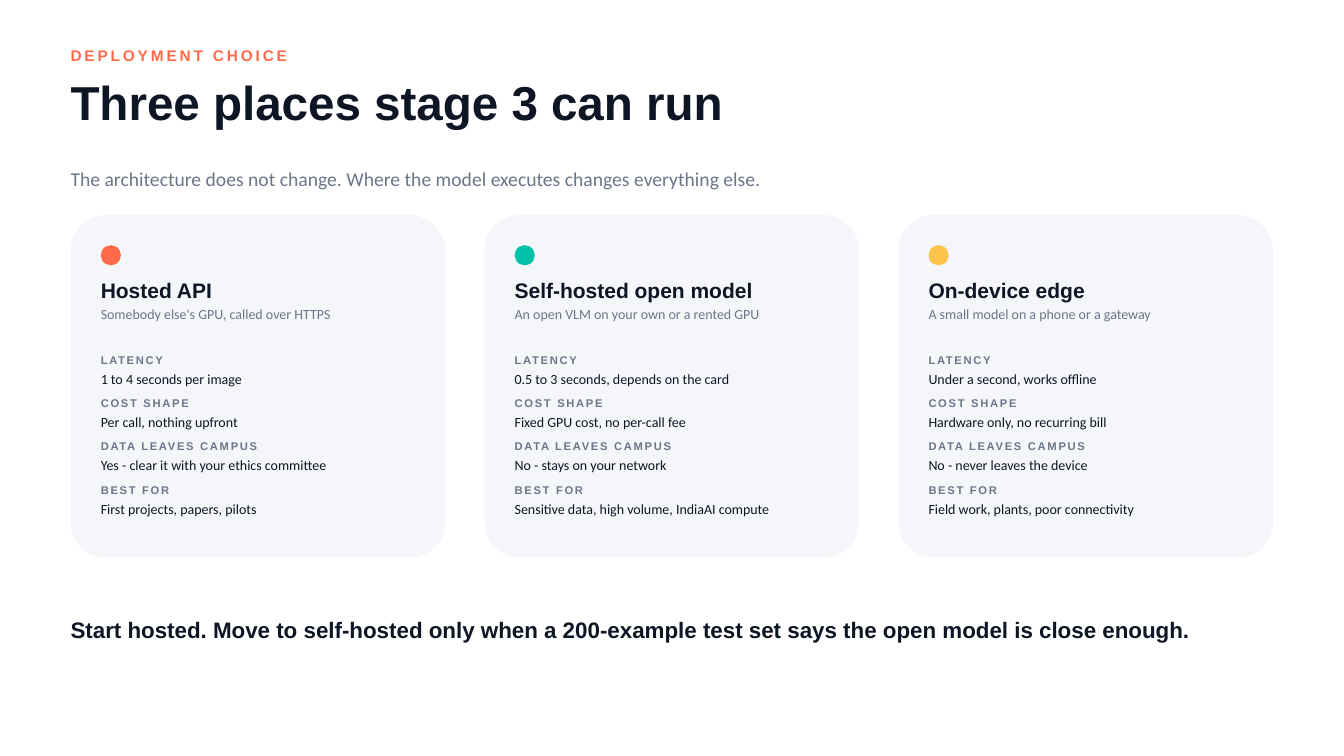
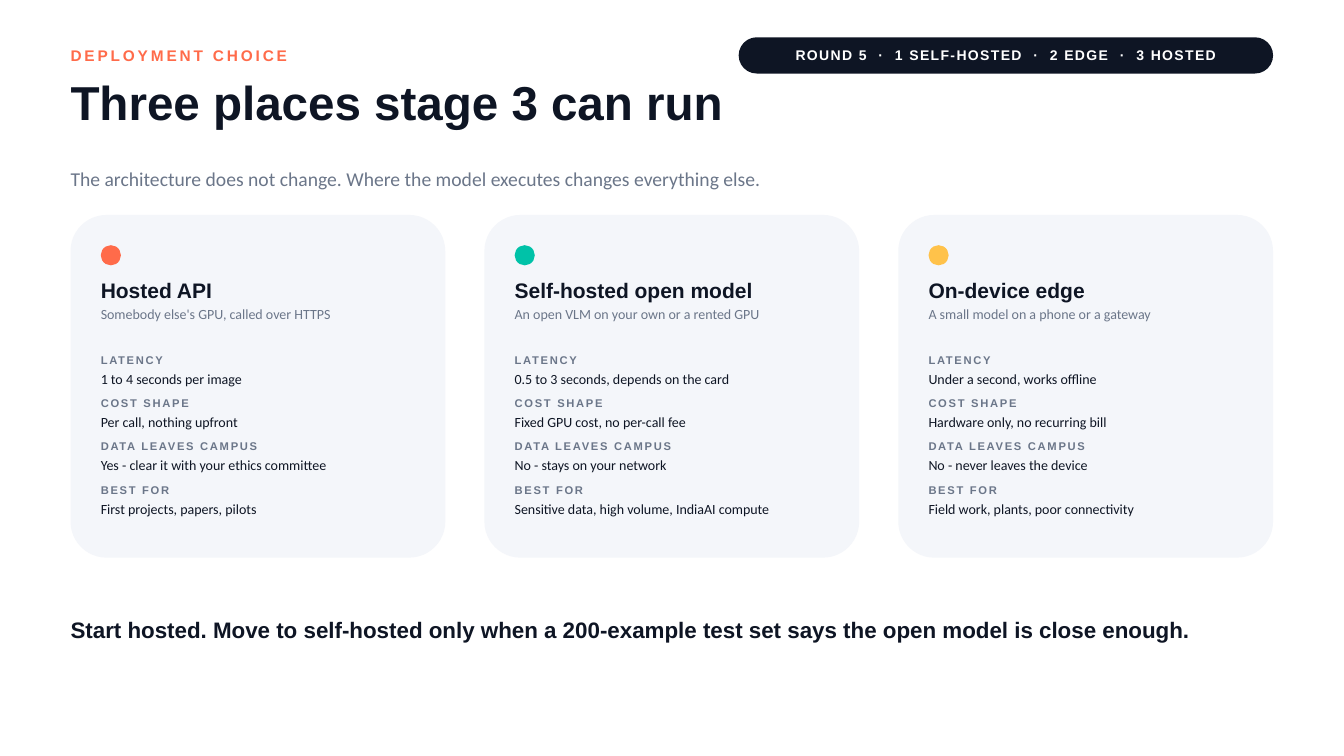
Before and after one commit to lksmangai/DeepLearning, a slide deck: slide 32 of Multimodal-AI-ATAL-FDP-Deck.pptx (slide 25 before the commit). Drawn at 1344x756 pixels with LibreOffice and Linux fonts; fonts in the diff are those of the drawing. Boxes give left, top, right and bottom in pixels: in the first picture for what was removed or moved away, otherwise in the second. Text is boxed around its words. In the diff, an @@ line names an element or a change of style, - is before the commit and + after.

```diff
--- a/Multimodal-AI-ATAL-FDP-Deck.pptx
+++ b/Multimodal-AI-ATAL-FDP-Deck.pptx
@@ rounded rectangle added at <box>739,37,1273,74</box>, fill #0E1524 @@
@@ text added at <box>796,50,1216,60</box>, 10 pt, text #FFFFFF, bold @@
+ROUND 5 · 1 SELF-HOSTED · 2 EDGE · 3 HOSTED
```
Also in this commit, not shown: 18 other slides changed, 14 slides added.
